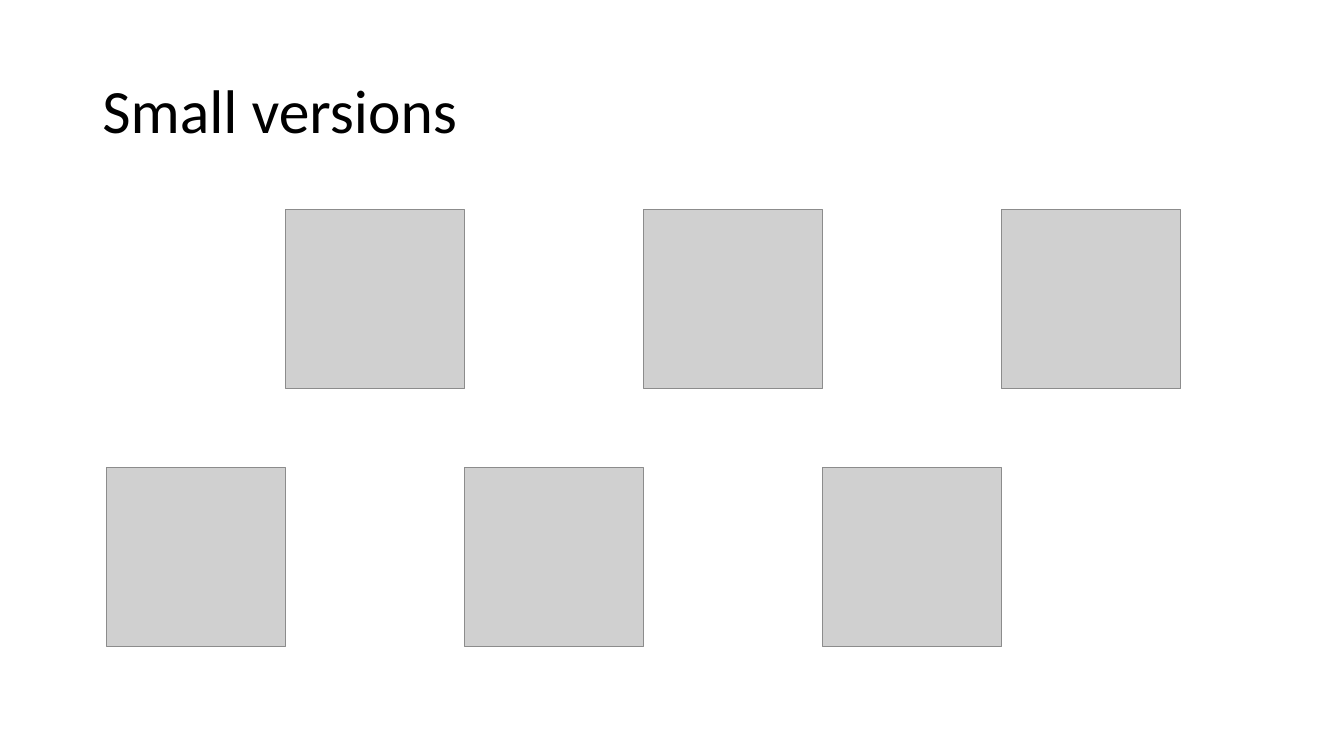
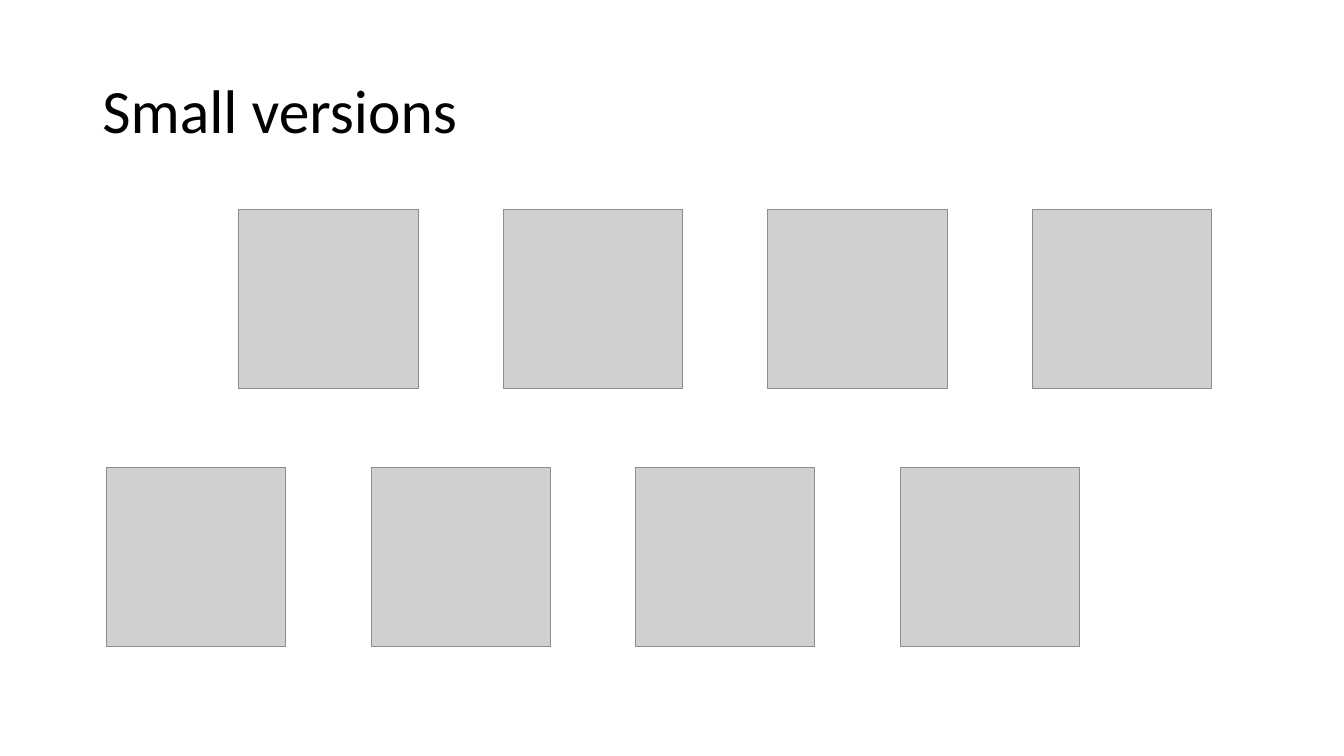
Before and after one commit to NHERI-SimCenter/SimCenterCommon, a slide deck: slide 12 of icons/NHERI Application Icons.pptx (slide 9 before the commit). Drawn at 1344x756 pixels with LibreOffice and Linux fonts; fonts in the diff are those of the drawing; grey boxes stand for pictures. Boxes give left, top, right and bottom in pixels: in the first picture for what was removed or moved away, otherwise in the second. Text is boxed around its words. In the diff, an @@ line names an element or a change of style, - is before the commit and + after.

```diff
--- a/icons/NHERI Application Icons.pptx
+++ b/icons/NHERI Application Icons.pptx
@@ picture: place and size @@
-picture at (285,210,465,389)
+picture at (239,210,418,389)
@@ picture added at (503,210,683,389) @@
@@ picture: place and size @@
-picture at (643,210,823,389)
+picture at (768,210,948,389)
@@ picture added at (1032,210,1212,389) @@
@@ picture: place and size @@
-picture at (465,468,644,647)
+picture at (371,468,551,647)
@@ picture: place and size @@
-picture at (823,468,1002,647)
+picture at (636,468,816,647)
@@ picture: place and size @@
-picture at (1002,210,1182,389)
+picture at (900,468,1080,647)
```
Also in this commit, not shown: 3 slides added.
